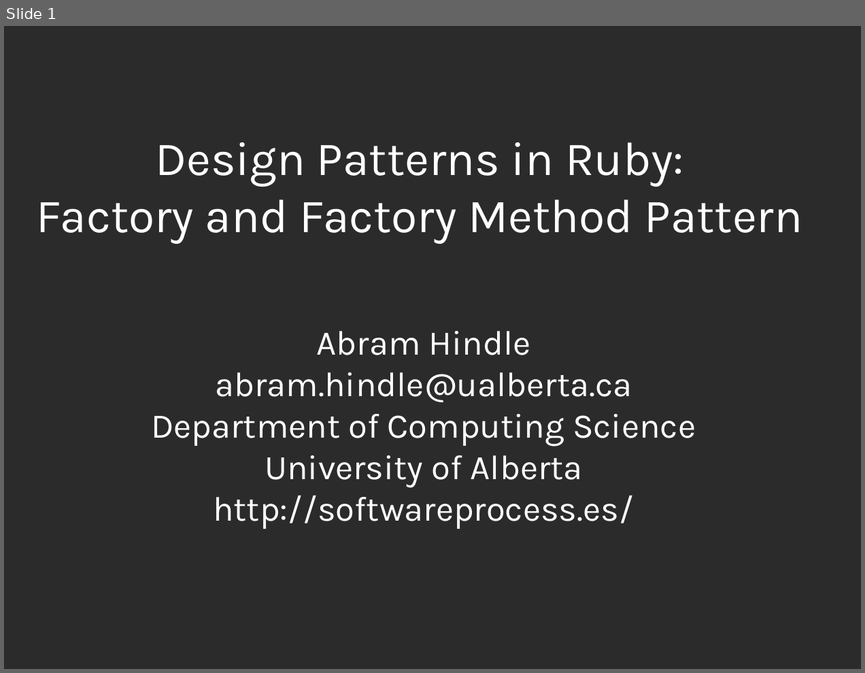
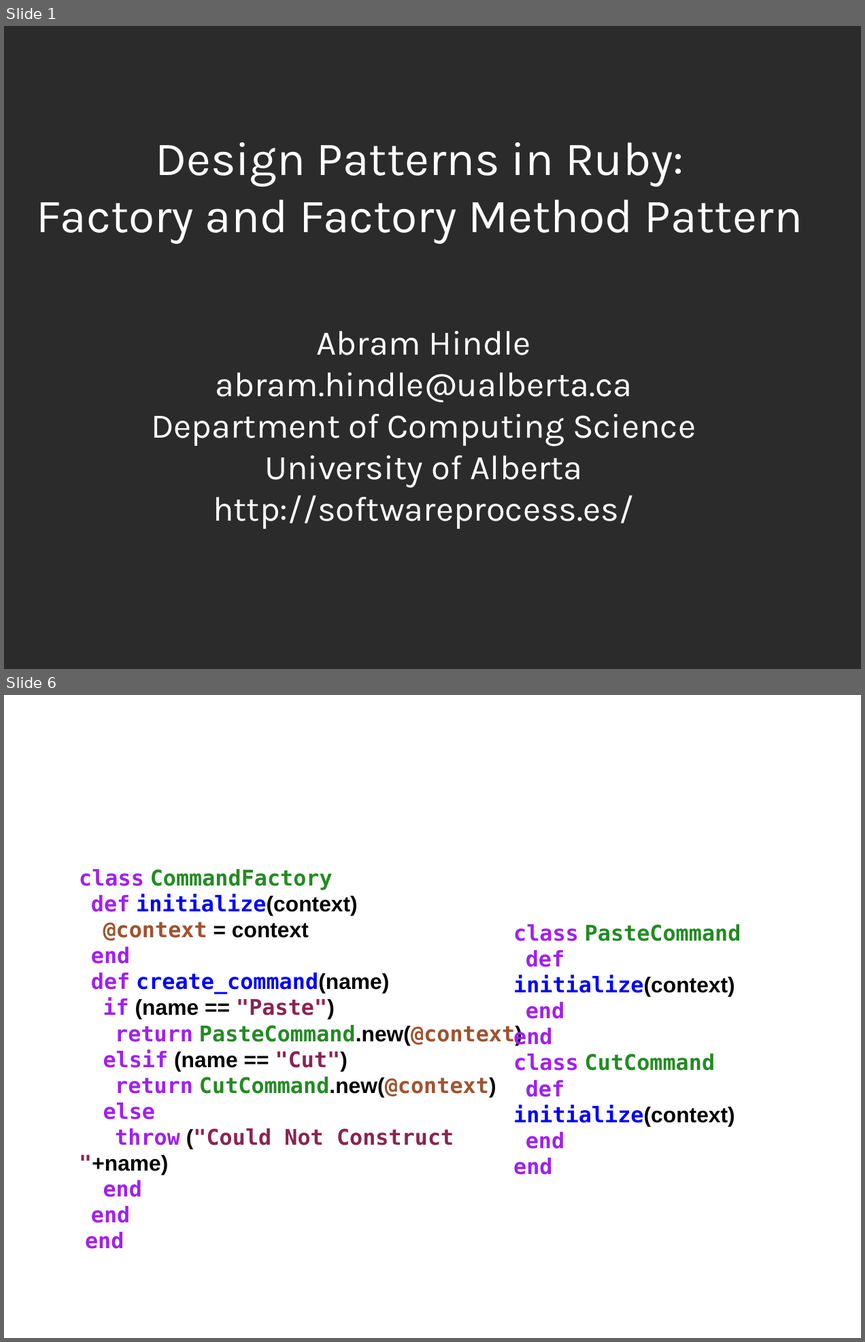
Before and after one commit to abramhindle/ruby-design-patterns, a slide deck: Factory and Factory Method.odp. Shown one above the other, each under a label of ours: slide 1 before the commit, slides 1 and 6 after it; the slides between them are not shown. The pictures are 865x673 and 865x1342 pixels, drawn with LibreOffice and Linux fonts; fonts in the diff are those of the drawing; background and template pictures are left out; a plain dark background stands for a picture behind light text. Boxes give left, top, right and bottom in pixels: in the first picture for what was removed or moved away, otherwise in the second. Text is boxed around its words. In the diff, an @@ line names an element or a change of style, - is before the commit and + after.

Commit message:
Factory Pattern

```diff
--- a/Factory and Factory Method.odp
+++ b/Factory and Factory Method.odp
@@ slide 6 added at (4,695,861,1338), background picture (left out) @@
@@ title added at (47,721,818,828), 44 pt, text #FFFFFF @@
+Example Factory
@@ text added at (79,869,552,1223), 20 pt, text #000000, bold @@
+class CommandFactory
+def initialize(context)
+@context = context
+end
+def create_command(name)
+if (name == "Paste")
+return PasteCommand.new(@context)
+elsif (name == "Cut")
+return CutCommand.new(@context)
+else
+throw ("Could Not Construct "+name)
+end
+end
+end
@@ text added at (513,924,741,1149), 20 pt, text #A020F0, bold @@
+class PasteCommand
+def initialize(context)
+end
+end
+class CutCommand
+def initialize(context)
+end
+end
```
Also in this commit, not shown: 10 other slides added, 1 slide removed, 4 other files.
